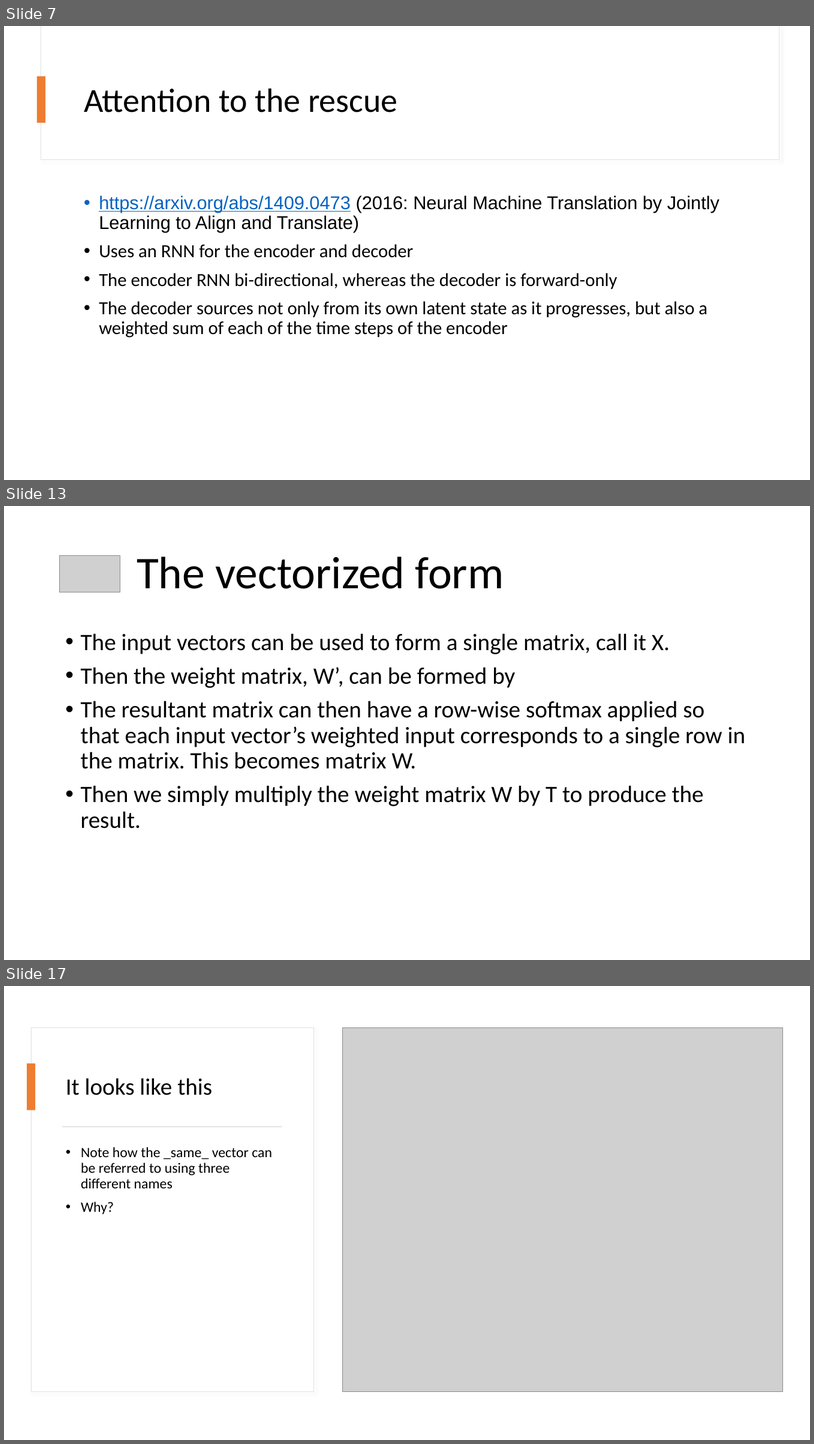
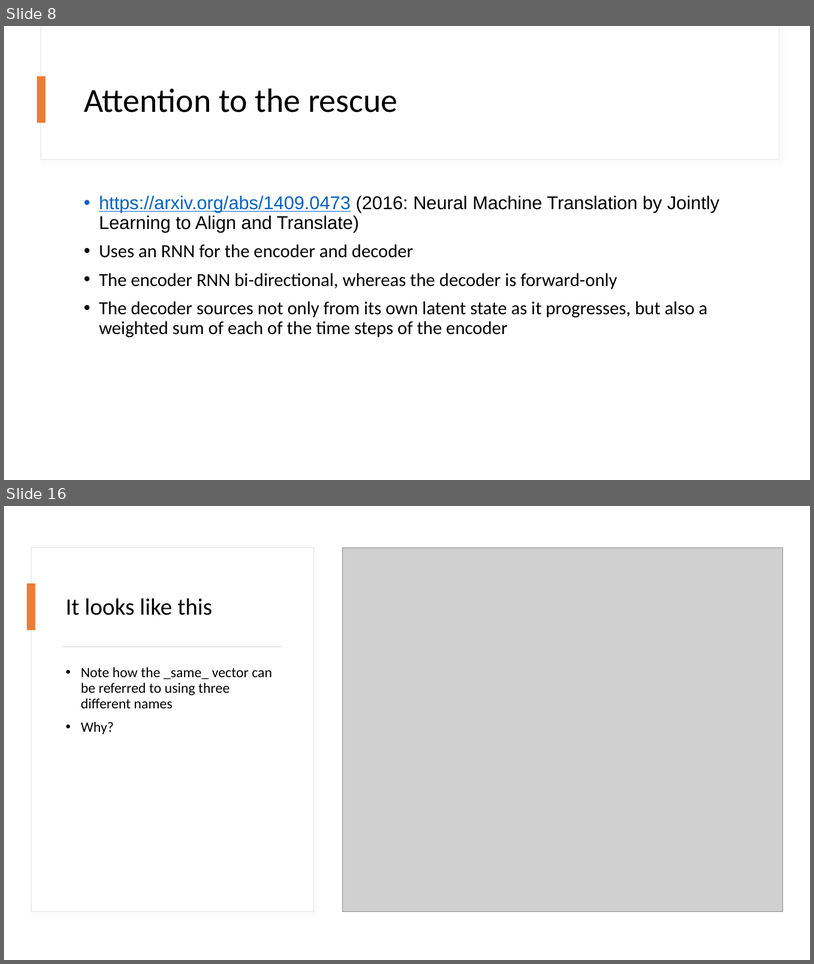
Before and after one commit to kwende/ml-meetup, a slide deck: benr/Attention.pptx. Shown one above the other, each under a label of ours: slides 7, 13 and 17 before the commit, slides 8 and 16 after it; the slides between them are not shown. The pictures are 814x1444 and 814x964 pixels, drawn with LibreOffice and Linux fonts; fonts in the diff are those of the drawing; grey boxes stand for pictures. Boxes give left, top, right and bottom in pixels: in the first picture for what was removed or moved away, otherwise in the second. Text is boxed around its words. In the diff, an @@ line names an element or a change of style, - is before the commit and + after.

```diff
--- a/benr/Attention.pptx
+++ b/benr/Attention.pptx
@@ slide 13 removed at (4,506,810,960), background #FFFFFF @@
@@ picture removed at (60,556,120,592) @@
@@ title removed at (137,556,504,589) @@
-The vectorized form
@@ text removed at (81,633,746,828) @@
-• The input vectors can be used to form a single matrix, call it X.
-• Then the weight matrix, W’, can be formed by
-• The resultant matrix can then have a row-wise softmax applied so that each input vector’s weighted input corresponds to a single row in the matrix. This becomes matrix W.
-• Then we simply multiply the weight matrix W by T to produce the result.
@@ what was slide 7 is now slide 8 @@
@@ what was slide 17 is now slide 16 @@
```
Also in this commit, not shown: 11 slides changed, 1 slide added, 1 other slide removed, 1 other file.
